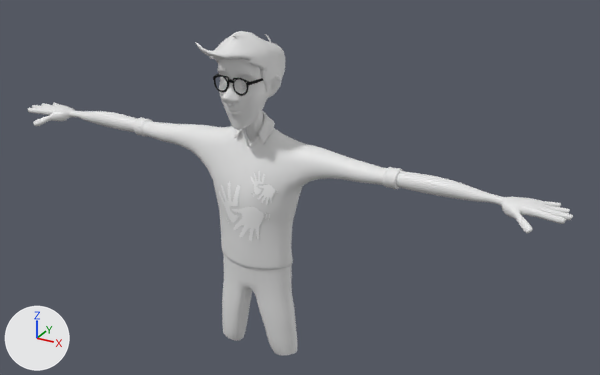
A saved change to the FBX model Assets/Avatar/AvatarIcaro/Model/Icaro_NovoEstilo.fbx.
Before and after are seen from a camera (50 mm lens) standing at (9.12, -14.45, 9.38) and looking at (1.33, -0.27, 2.29). Arrows for +X, +Y and +Z are at lower left; the lights stay in place.

Names of what the first picture shows: 'Cabelo', 'Calca', 'Camisa', 'EstampaCentral', 'EstampaPeito', 'Iris', 'OculosRedondo', 'cabecaModifAlisson'.
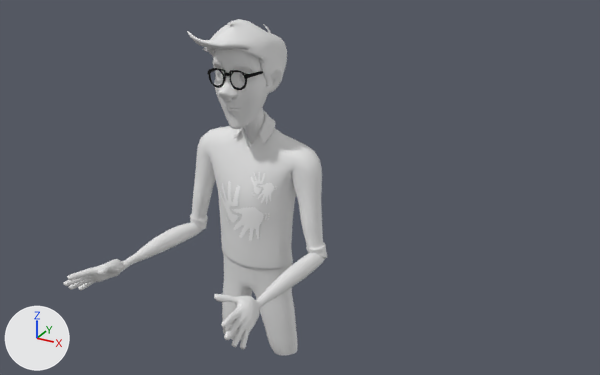
The newer file adds an action. The first version stands in its rest pose; the second is drawn at frame 11 of the action 'Armature.001|BRIEFING'.

The change in detail:
Bone 'BnPescoco' (bone_bnpescoco) turns from (0, 0, 0) to (0, 1, 1) degrees about its own x, y and z.
Bone 'BnPescoco' (bone_bnpescoco) is rescaled from (1.0, 1.0, 1.0) to (1.1, 1.1, 1.1).
Bone 'BnBraco.L' (bone_bnbraco_l) turns from (0, 0, 0) to (-75, -2, -18) degrees about its own x, y and z.
Bone 'BnAntBraco.L' (bone_bnantbraco_l) turns from (0, 0, 0) to (3, 11, -78) degrees about its own x, y and z.
Bone 'BnMao.L' (bone_bnmao_l) turns from (0, 0, 0) to (13, 0, 3) degrees about its own x, y and z.
Bone 'BnDedo.1.L.003' (bone_bndedo_1_l_003) turns from (0, 0, 0) to (10, -1, -2) degrees about its own x, y and z.
Bone 'BnDedo.1.L.004' (bone_bndedo_1_l_004) turns from (0, 0, 0) to (-1, 0, 14) degrees about its own x, y and z.
Bone 'BnBraco.R' (bone_bnbraco_r) turns from (0, 0, 0) to (-79, 5, 8) degrees about its own x, y and z.
Bone 'BnAntBraco.R' (bone_bnantbraco_r) turns from (0, 0, 0) to (17, -17, 67) degrees about its own x, y and z.
Bone 'BnMao.R' (bone_bnmao_r) turns from (0, 0, 0) to (13, -1, -8) degrees about its own x, y and z.
Bone 'BnDedo.1.R.004' (bone_bndedo_1_r_004) turns from (0, 0, 0) to (-1, 0, -14) degrees about its own x, y and z.

Pixel boxes (x1, y1, x2, y2) of what changed, in the pictures (600 x 375 px):
'Camisa', posed (49% narrower)
    before: (133, 111, 403, 270)
    after: (190, 110, 327, 270)
'cabecaModifAlisson', posed (52% narrower, 71% taller)
    before: (28, 59, 573, 234)
    after: (63, 49, 325, 349)
'Cabelo', posed (11% wider, 10% taller)
    before: (195, 31, 285, 92)
    after: (187, 19, 287, 86)
'EstampaPeito', posed
    before: (251, 171, 278, 205)
    after: (251, 171, 277, 204)
'OculosRedondo', posed (12% wider)
    before: (213, 73, 263, 95)
    after: (207, 68, 263, 89)
'OculusRayban', posed (11% wider)
    before: (214, 74, 251, 96)
    after: (209, 69, 250, 90)
'oho', posed (not visible before)
    after: (218, 71, 249, 82)
bone 'BnPescoco', root to tip
    before: (254, 128) to (250, 113)
    after: (254, 129) to (249, 112)
bone 'BnBraco.L', root to tip
    before: (303, 160) to (400, 178)
    after: (303, 161) to (318, 258)
bone 'BnAntBraco.L', root to tip
    before: (400, 178) to (449, 189)
    after: (318, 258) to (288, 279)
bone 'BnMao.L', root to tip
    before: (500, 201) to (536, 208)
    after: (256, 303) to (241, 321)
bone 'BnDedo.1.L.003', root to tip
    before: (537, 212) to (546, 216)
    after: (236, 313) to (231, 317)
bone 'BnDedo.1.L.004', root to tip
    before: (511, 209) to (518, 216)
    after: (245, 302) to (234, 299)
bone 'BnBraco.R', root to tip
    before: (211, 141) to (139, 125)
    after: (212, 141) to (196, 226)
bone 'BnAntBraco.R', root to tip
    before: (139, 125) to (105, 119)
    after: (196, 226) to (161, 244)
bone 'BnMao.R', root to tip
    before: (73, 114) to (53, 109)
    after: (124, 264) to (94, 275)
bone 'BnDedo.1.R.004', root to tip
    before: (60, 116) to (49, 117)
    after: (113, 265) to (108, 267)
